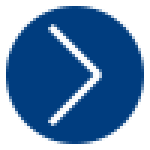
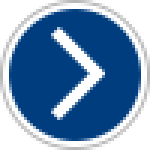
Before/after of a 150 x 150 layered artwork. What changed in the layer stack:
removed layer "Form 6" over (x1=48, y1=24, x2=102, y2=78)
removed layer "Form 7" over (x1=48, y1=72, x2=102, y2=126)
added layer "Form 8 Kopie" above "Form 8" over (x1=51, y1=27, x2=105, y2=81)
added layer "Form 8" above "Ellipse 1 Kopie" over (x1=51, y1=66, x2=105, y2=120)
added layer "Ellipse 1 Kopie" above "Ellipse 1" over (x1=0, y1=0, x2=150, y2=150)
painted on "Ellipse 1" over (x1=6, y1=6, x2=144, y2=144)
